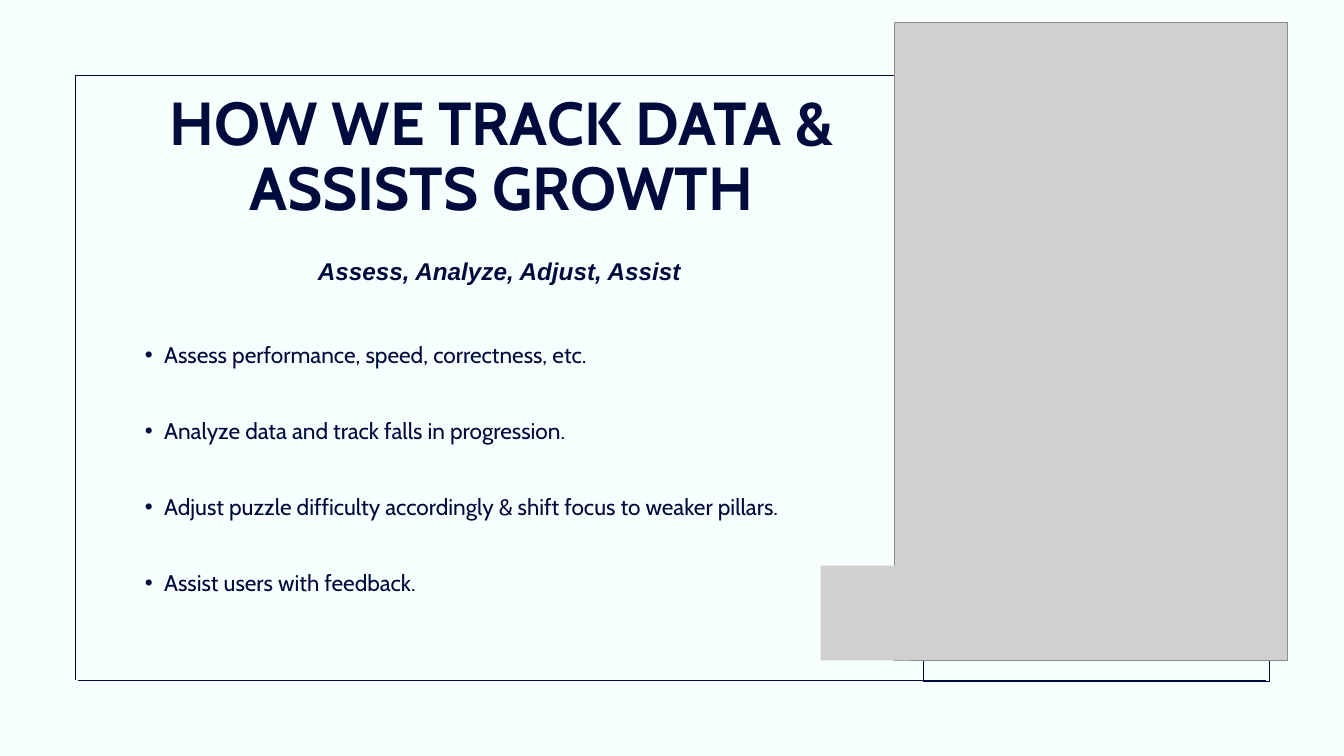
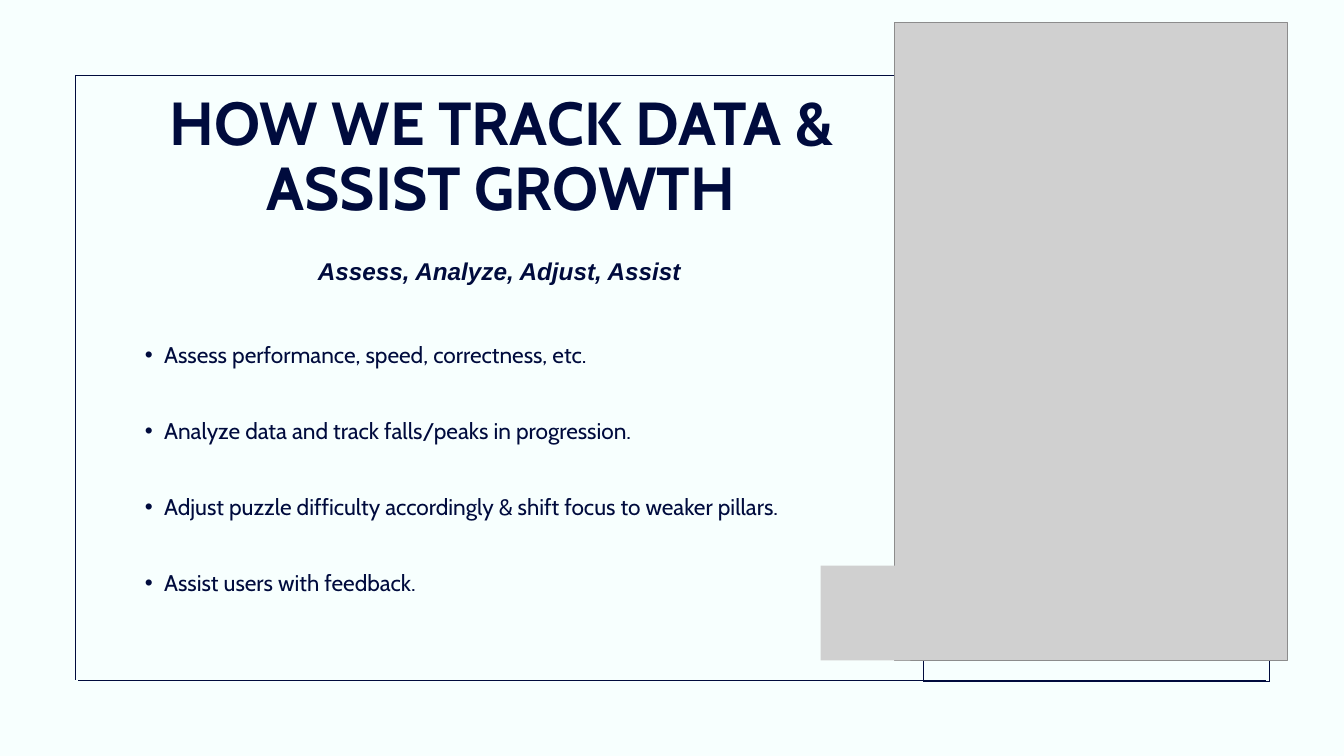
Before and after one commit to Ciaranot-04/Cognitive-Elders-Application, a slide deck: slide 6 of Presentation/Ciaran O' Toole - C00297672 Project Presentation.pptx. Drawn at 1344x756 pixels with LibreOffice and Linux fonts; fonts in the diff are those of the drawing; grey boxes stand for pictures. Boxes give left, top, right and bottom in pixels: in the first picture for what was removed or moved away, otherwise in the second. Text is boxed around its words. In the diff, an @@ line names an element or a change of style, - is before the commit and + after.

```diff
--- a/Presentation/Ciaran O' Toole - C00297672 Project Presentation.pptx
+++ b/Presentation/Ciaran O' Toole - C00297672 Project Presentation.pptx
@@ text at bbox=[169, 101, 781, 211]: text changed @@
-HOW WE TRACK DATA & ASSISTS GROWTH
+HOW WE TRACK DATA & ASSIST GROWTH
@@ text at bbox=[164, 422, 631, 445]: text changed @@
-  • Analyze data and track falls in progression.
+  • Analyze data and track falls/peaks in progression.
```
Also in this commit, not shown: 2 other slides changed.
